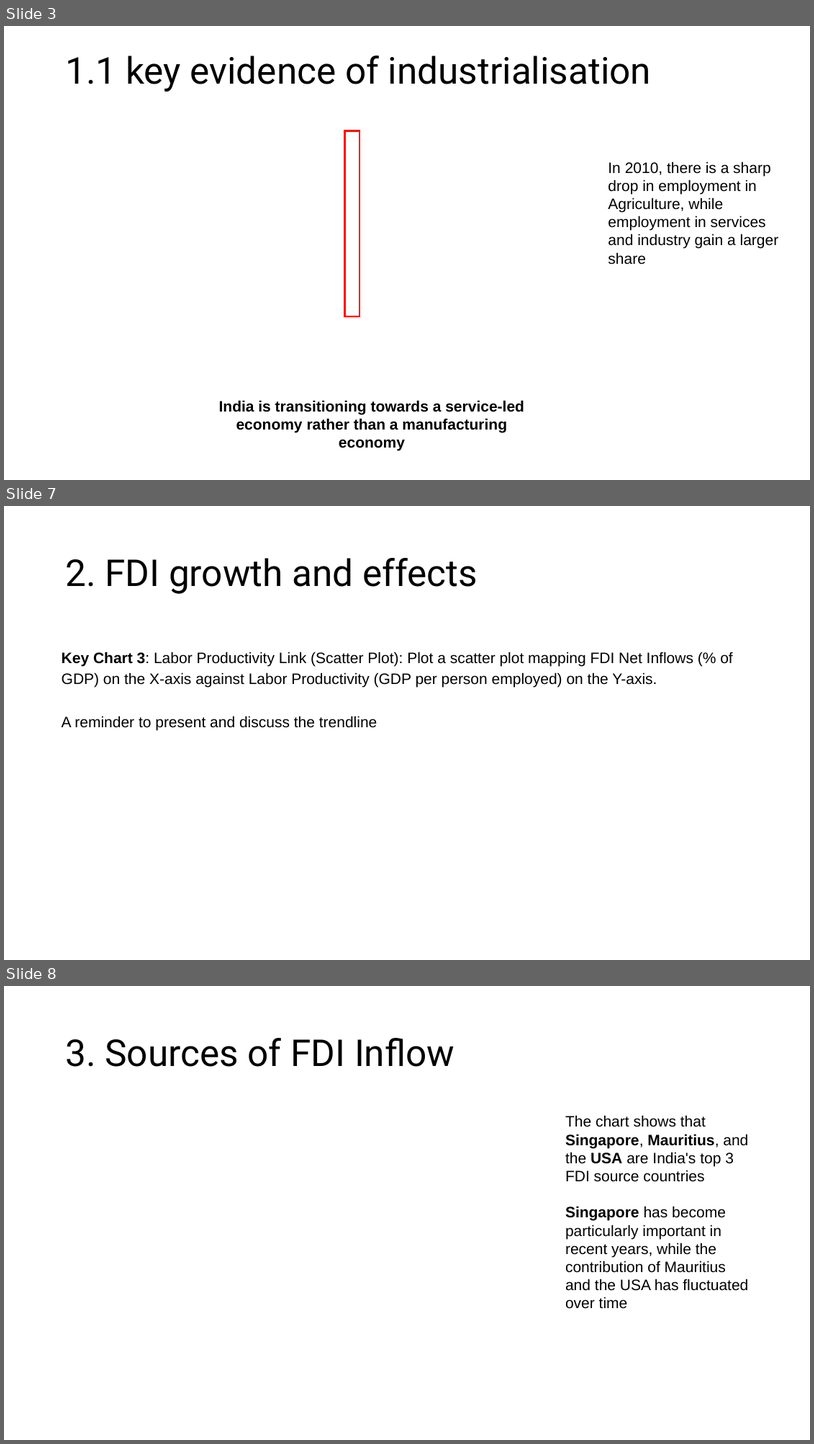
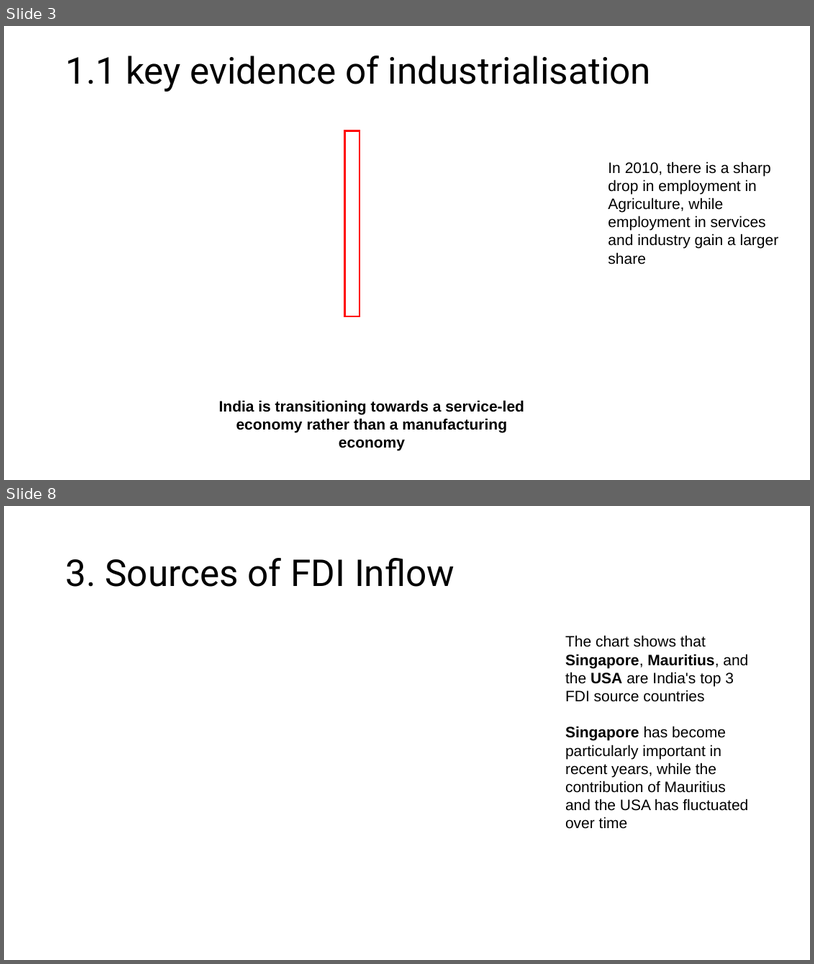
Before and after one commit to josephkohhh/SIM-UOW-Mods, a slide deck: ECON251/Assignment/T01_Group10_Presentation Slides.pptx. Shown one above the other, each under a label of ours: slides 3, 7 and 8 before the commit, slides 3 and 8 after it; the slides between them are not shown. The pictures are 814x1444 and 814x964 pixels, drawn with LibreOffice and Linux fonts; fonts in the diff are those of the drawing. Boxes give left, top, right and bottom in pixels: in the first picture for what was removed or moved away, otherwise in the second. Text is boxed around its words. In the diff, an @@ line names an element or a change of style, - is before the commit and + after.

```diff
--- a/ECON251/Assignment/T01_Group10_Presentation Slides.pptx
+++ b/ECON251/Assignment/T01_Group10_Presentation Slides.pptx
@@ slide 7 removed at [4, 506, 810, 960], background #FFFFFF @@
@@ title removed at [65, 558, 478, 594] @@
-2. FDI growth and effects
@@ text removed at [62, 651, 733, 730] @@
-Key Chart 3: Labor Productivity Link (Scatter Plot): Plot a scatter plot mapping FDI Net Inflows (% of GDP) on the X-axis against Labor Productivity (GDP per person employed) on the Y-axis.
-A reminder to present and discuss the trendline
```
Also in this commit, not shown: 5 slides changed, 2 slides added, 2 other slides removed, 2 other files.
